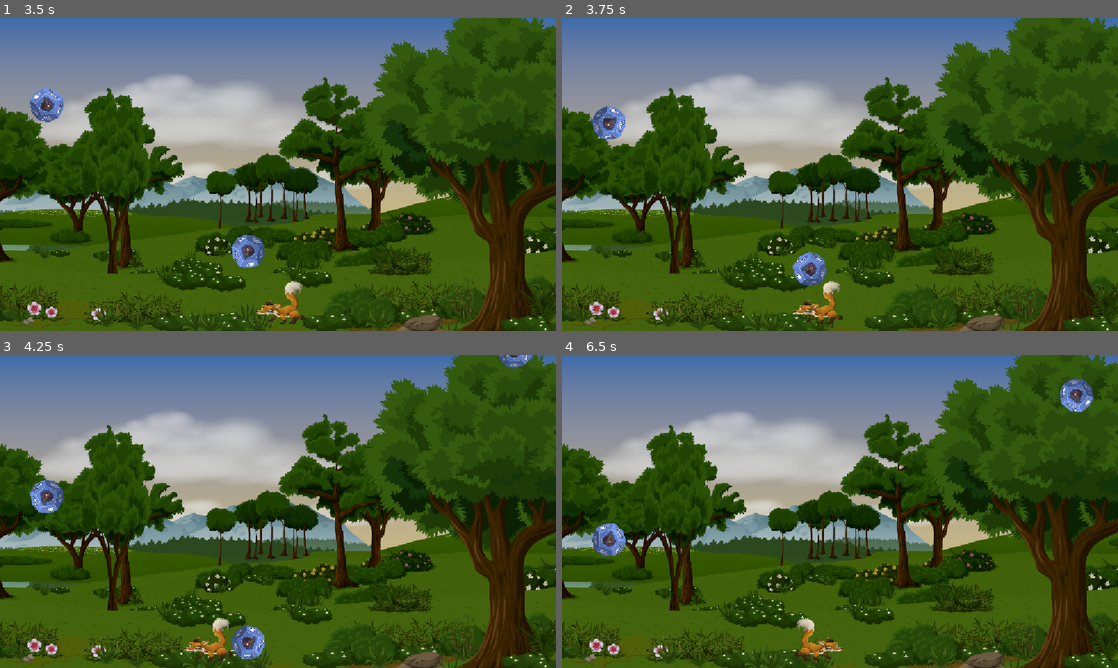
Above: before the commit, frames 1-4 (two rows, left to right).
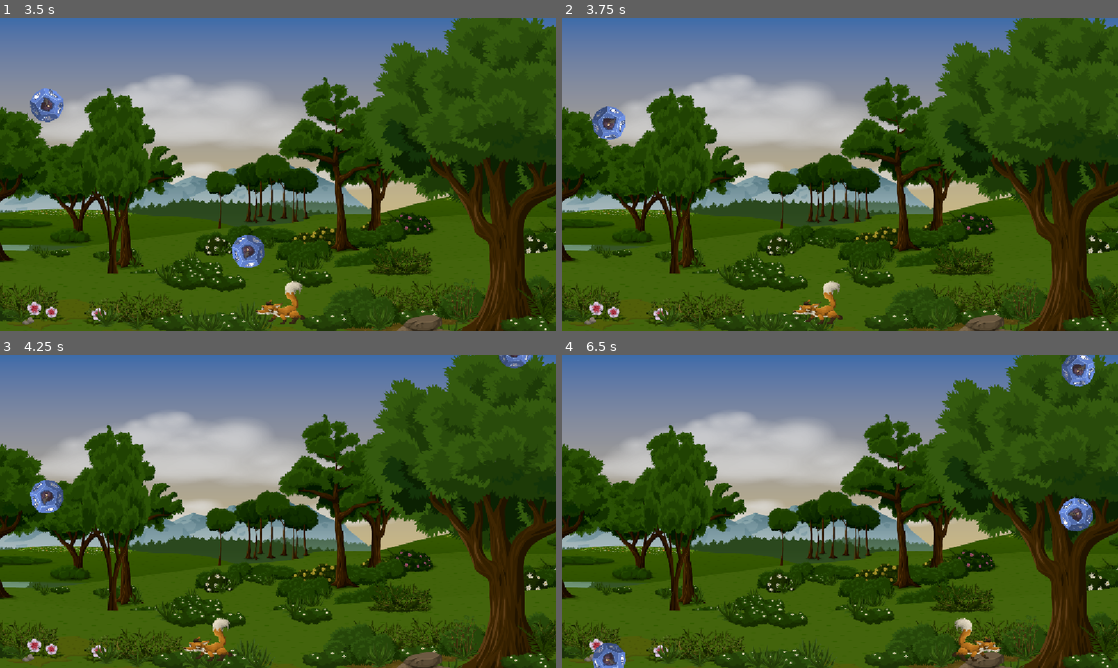
Above: after the commit, the same moments.

Repository: Newton-Duarte/godot-dice-catcher
Game: Godot game, scene res://scenes/game.tscn
Same seed, same stepped clock (60 frames per second), same inputs: the game is played once before the commit and once after it.
Inputs:
- Up to frame 1 (3.5 s): hold Right (ui_right) 0.53-2.03 s; hold Left (ui_left) from 2.03 s (still down)
- Up to frame 2 (3.75 s): keep holding Left (ui_left)
- Up to frame 3 (4.25 s): keep holding Left (ui_left)
- Up to frame 4 (6.5 s): release Left (ui_left) at 4.28 s; hold Right (ui_right) from 4.28 s (still down)

Frame 1 is identical in both runs. In frame 2, 0.5% of the frame differs, in the area x 41-48%, y 74-86%; in frame 3, 0.5%; in frame 4, 3.3%, in the area x 5-96%, y 0-100%.

Commit message:
feat: add fox sound and point scored signal

Diff:
--- a/scenes/fox.tscn
+++ b/scenes/fox.tscn
@@ -20,3 +20,5 @@
 
 [node name="Sounds" type="AudioStreamPlayer2D" parent="." unique_id=1076716333]
 stream = ExtResource("2_ufccv")
+
+[connection signal="area_entered" from="." to="." method="_on_area_entered"]
--- a/scenes/game.tscn
+++ b/scenes/game.tscn
@@ -21,3 +21,4 @@
 position = Vector2(570, 589)
 
 [connection signal="timeout" from="SpawnTimer" to="." method="spawn_dice"]
+[connection signal="point_scored" from="Fox" to="." method="_on_fox_point_scored"]
--- a/scripts/fox.gd
+++ b/scripts/fox.gd
@@ -2,7 +2,10 @@
 
 extends Area2D
 
+signal point_scored
+
 @onready var sprite_2d: Sprite2D = $Sprite2D
+@onready var sounds: AudioStreamPlayer2D = $Sounds
 
 @export var speed: float = 200.0
 
@@ -12,3 +15,9 @@
 		sprite_2d.flip_h = direction > 0.0
 
 	position.x += speed * direction * delta
+
+func _on_area_entered(area: Area2D) -> void:
+	if area is Dice:
+		sounds.play()
+		point_scored.emit()
+		area.queue_free()
--- a/scripts/game.gd
+++ b/scripts/game.gd
@@ -33,3 +33,6 @@
 
 func _on_dice_game_over() -> void:
 	pause_all()
+
+func _on_fox_point_scored() -> void:
+	print("Point scored: Game")
